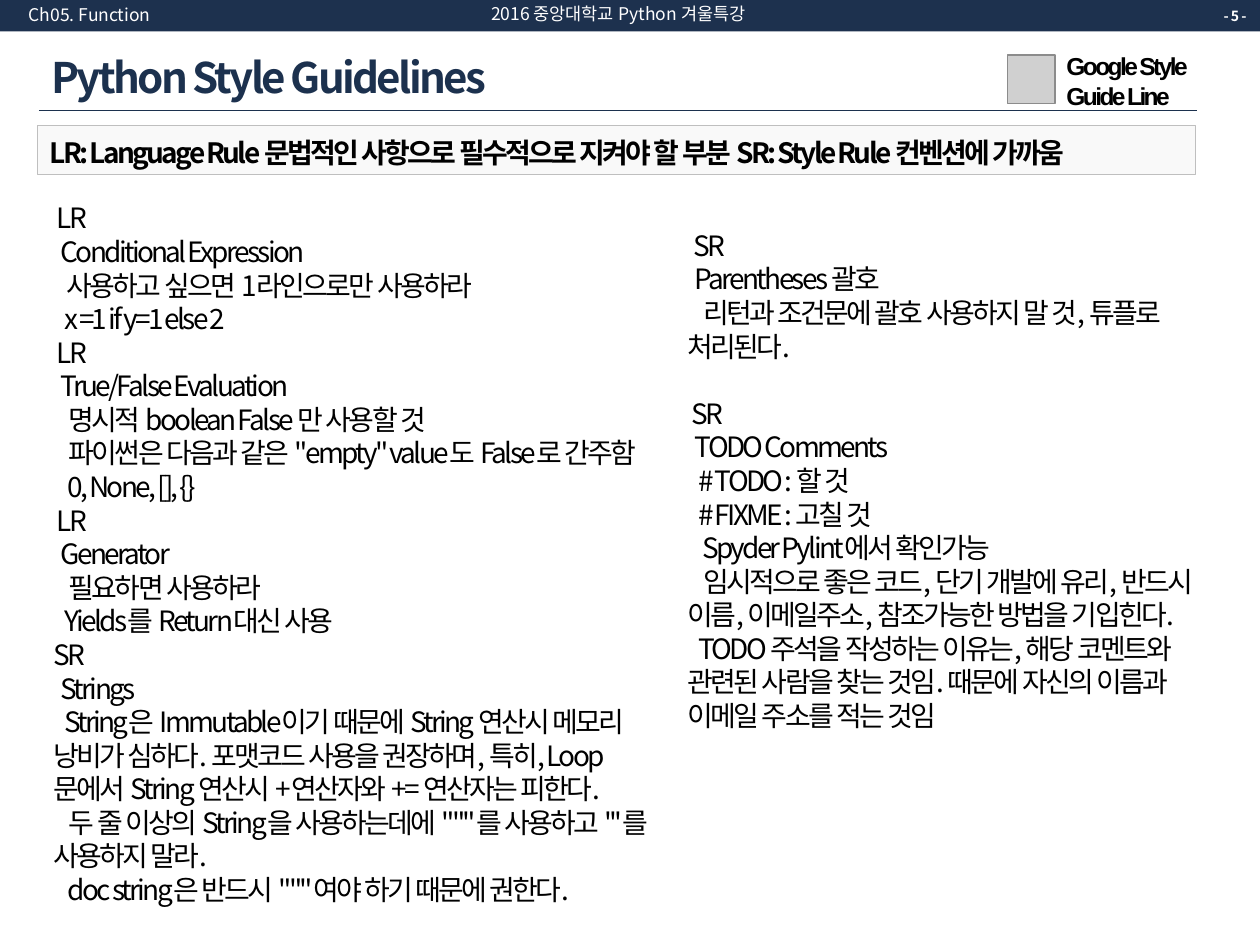
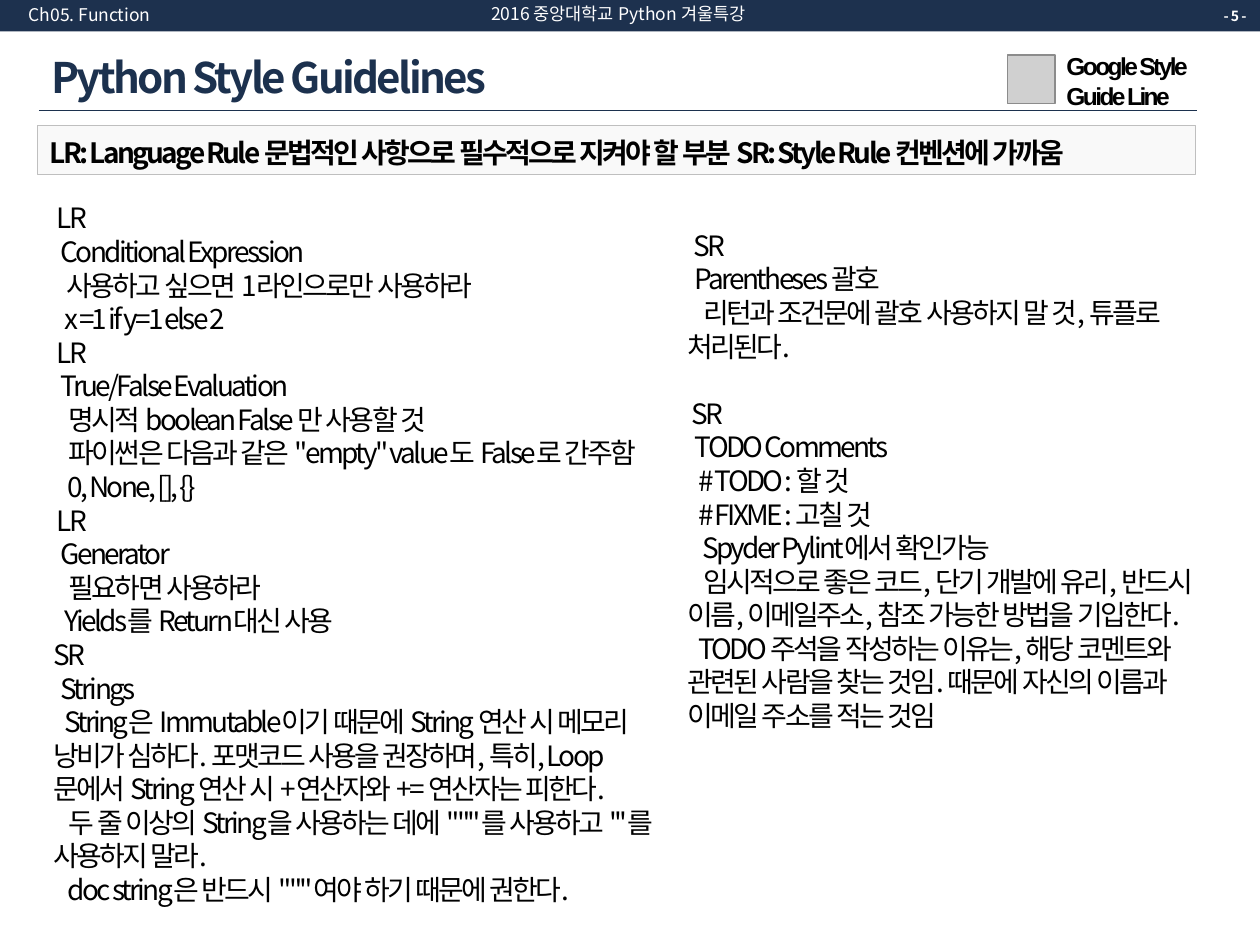
Before and after one commit to yunho0130/Python_Lectures, a slide deck: slide 5 of # lecture_slides/ch05/ch05_Function.pptx. Drawn at 1260x945 pixels with LibreOffice and Linux fonts; fonts in the diff are those of the drawing; grey boxes stand for pictures. Boxes give left, top, right and bottom in pixels: in the first picture for what was removed or moved away, otherwise in the second. Text is boxed around its words. In the diff, an @@ line names an element or a change of style, - is before the commit and + after.

Commit message:
Edit ch05

```diff
--- a/# lecture_slides/ch05/ch05_Function.pptx
+++ b/# lecture_slides/ch05/ch05_Function.pptx
@@ text at [688, 564, 1193, 630]: text changed @@
-임시적으로 좋은 코드, 단기 개발에 유리, 반드시 이름, 이메일주소, 참조가능한 방법을 기입힌다.
+임시적으로 좋은 코드, 단기 개발에 유리, 반드시 이름, 이메일주소, 참조 가능한 방법을 기입한다.
@@ text at [53, 704, 654, 869]: spaces changed @@
-String은 Immutable이기 때문에 String 연산시 메모리 낭비가 심하다. 포맷코드 사용을 권장하며, 특히, Loop문에서 String 연산시 +연산자와 += 연산자는 피한다.
-두 줄 이상의 String을 사용하는데에 """를 사용하고 '''를 사용하지 말라.
+String은 Immutable이기 때문에 String 연산 시 메모리 낭비가 심하다. 포맷코드 사용을 권장하며, 특히, Loop문에서 String 연산 시 +연산자와 += 연산자는 피한다.
+두 줄 이상의 String을 사용하는 데에 """를 사용하고 '''를 사용하지 말라.
```
Also in this commit, not shown: 6 other slides changed.
